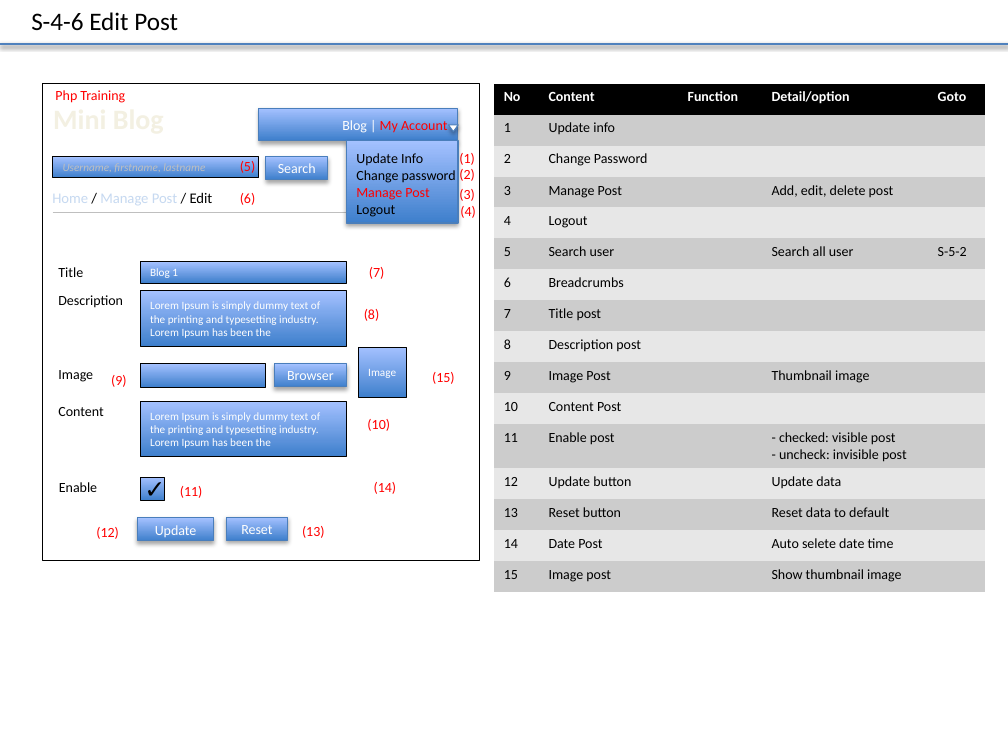
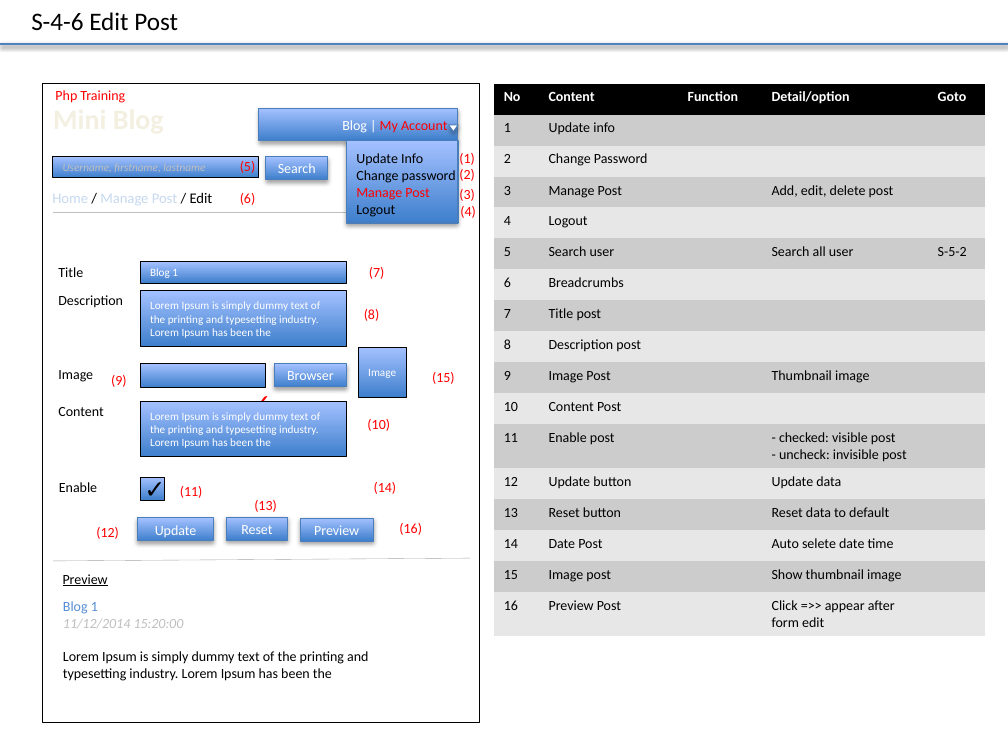
Before and after one commit to truong-vu-mulodo/mini-blog, a slide deck: slide 13 of php/tam-v.anh/doc/detail_design/frontend/wireframe/MiniBlog_Wireframe_Ver_0.1.0.pptx. Drawn at 1008x756 pixels with LibreOffice and Linux fonts; fonts in the diff are those of the drawing. Boxes give left, top, right and bottom in pixels: in the first picture for what was removed or moved away, otherwise in the second. Text is boxed around its words. In the diff, an @@ line names an element or a change of style, - is before the commit and + after.

Commit message:
update preview post

```diff
--- a/php/tam-v.anh/doc/detail_design/frontend/wireframe/MiniBlog_Wireframe_Ver_0.1.0.pptx
+++ b/php/tam-v.anh/doc/detail_design/frontend/wireframe/MiniBlog_Wireframe_Ver_0.1.0.pptx
@@ background #FEFEFE to #FFFFFF @@
@@ rectangle "✓": place and size @@
-rectangle "✓" at (42, 83, 480, 560)
+rectangle "✓" at (42, 83, 480, 722)
@@ rectangle "✓" at (42, 83, 480, 722): fill #FEFEFE to #FFFFFF @@
@@ table at (494, 84, 985, 636) @@
+row 17: 16 | Preview Post |  | Click =>> appear after form edit | 
@@ rectangle "Lorem Ipsum is simply dummy ..." at (140, 401, 347, 457): text colour #FEFEFE to #FFFFFF @@
@@ text "(13)": place and size @@
-text "(13)" at (302, 526, 325, 538)
+text "(13)" at (254, 500, 277, 512)
@@ rectangle added at (300, 518, 374, 541), fill gradient #3F80CE to #A4C4FF, outline #4B7EBC 0.75 pt, 10 pt, text #FFFFFF @@
+Preview
@@ text added at (399, 523, 422, 535), 10 pt, text #FF0000 @@
+(16)
@@ line added from (53, 560) to (470, 558), #A6A6A6 0.25 pt @@
@@ text added at (63, 574, 108, 586), 10 pt, text #000000, underline @@
+Preview
@@ text added at (63, 601, 368, 681), 10 pt, text #000000 @@
+Blog 1
+11/12/2014 15:20:00
+Lorem Ipsum is simply dummy text of the printing and typesetting industry. Lorem Ipsum has been the
```
Also in this commit, not shown: 16 other slides changed.
